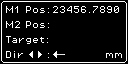
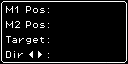
The second 128×64 image is a revision of the first. Changes to its layers:
hid "mm" over [106, 53, 122, 58]
removed layer "23456.7890" over [53, 6, 119, 13]
hid "Layer 1" over [53, 51, 65, 58]
